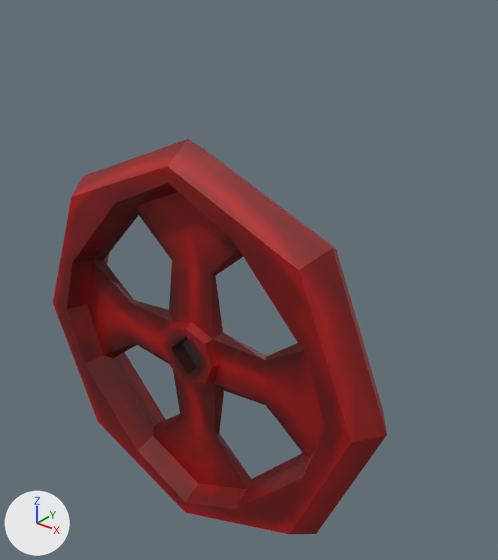
Two versions of the Blender file ArtSources/valve.blend, one commit apart.
One viewpoint serves both versions: a 50 mm camera at (1.93, -2.01, 5.7) aimed at (0.13, 0.23, 4.31). The lights are fixed; the arrows at lower left show +X, +Y and +Z.

Script lines for the objects in view, before the commit:
```python
me_cylinder = bpy.data.meshes.new('Cylinder')
me_cylinder.from_pydata(...)  # 176 vertices, 160 faces; spans x -1.0..1.0, y -1.0..1.0, z -0.13..0.13
me_cylinder.materials.append(mat_valvetexture)  # picture img_valvetexture
ob_cylinder = bpy.data.objects.new('Cylinder', me_cylinder)
ob_cylinder.location = (0.0, 0.0, 3.993)
ob_cylinder.rotation_euler = (1.571, 0.0, 0.0)  # degrees (90, 0, 0)
```
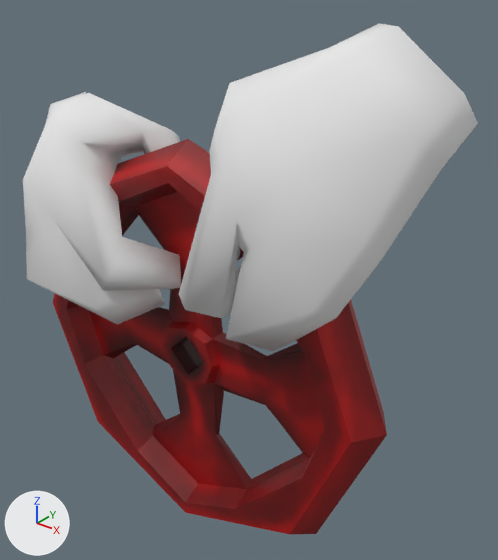
The newer file is also turned or shifted as a whole; pictures and numbers use the older file's frame.

Changed parts and their boxes [x1, y1, x2, y2] in the pictures (498 x 560 px):
'handLeft.001', added: after [179, 23, 478, 351]
'handLeft.000', added: after [23, 92, 181, 325]

Patch to the scene script:
```diff
--- a/ArtSources/valve.blend.py
+++ b/ArtSources/valve.blend.py
@@ mat_material_003 @@
+mat_material_003 = diffuse_material('Material.003')
+mat_material_003.base_color = (0.8, 0.8, 0.8)  # white #e7e7e7
@@ me_untitled_002 @@
+me_untitled_002.from_pydata(...)  # 72 vertices, 136 faces; spans x -0.78..0.99, y -0.42..1.0, z -2.31..0.02
+me_untitled_002.materials.append(mat_material_003)  # its picture is missing
@@ ob_handleft_001 @@
+ob_handleft_001 = bpy.data.objects.new('handLeft.001', me_untitled_002)
+ob_handleft_001.location = (0.802, 0.283, 5.356)
+ob_handleft_001.rotation_euler = (-0.64, 0.576, -0.0966)  # degrees (-37, 33, -5.5)
+ob_handleft_001.scale = (0.535, 0.535, 0.535)
@@ ob_handleft_000 @@
+ob_handleft_000 = bpy.data.objects.new('handLeft.000', me_untitled_002.copy())
+ob_handleft_000.location = (-1.092, 0.283, 4.859)
+ob_handleft_000.rotation_euler = (2.103, -1.123, 0.405)  # degrees (120, -64, 23)
+ob_handleft_000.scale = (-0.535, -0.535, -0.535)
```
